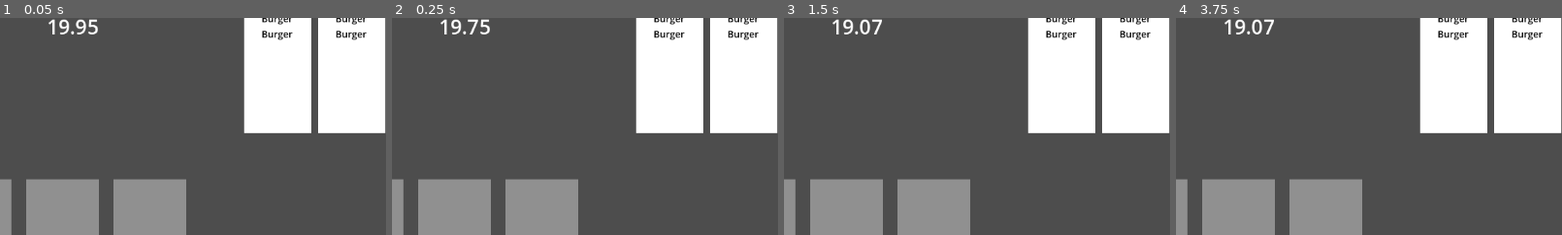
Above: before the commit, frames 1-4 (left to right).
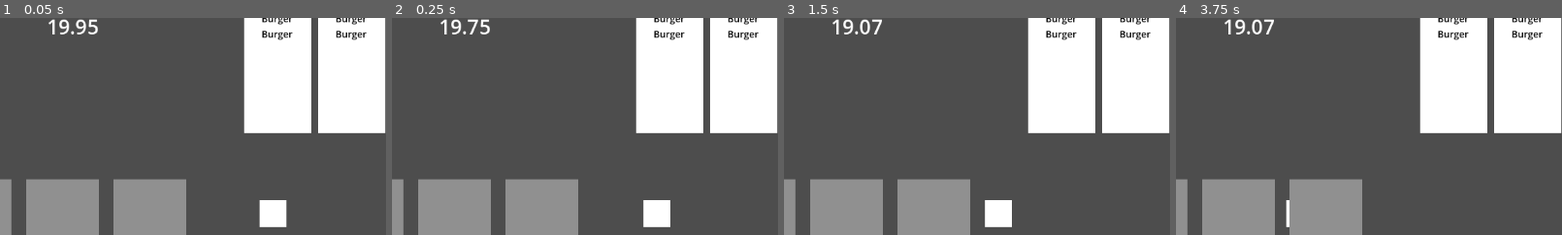
Above: after the commit, the same moments.

Repository: Logan-Flash/Chefs-Up
Game: Godot game, scene res://game_scene.tscn
Same seed, same stepped clock (60 frames per second), same inputs: the game is played once before the commit and once after it.
Inputs (mouse positions are % of the whole screen's width and height, from its top left):
- Up to frame 1 (0.05 s): no input
- Up to frame 2 (0.25 s): no input
- Up to frame 3 (1.5 s): click "EndRound" at 0.5 s; click "Complete" at 1.25 s
- Up to frame 4 (3.75 s): click (4, 42) at 2.02 s; click "EndRound" at 2.75 s; click "Complete" at 3.5 s
The pictures show only the part of the screen within x 40-90%, y 1-51%; the shares and areas given below are measured in that part.

The runs differ from the first frame. In frame 1, 0.9% of the frame differs, in the area x 67-75%, y 83-97%; in frame 2, 0.9%; in frame 3, 0.9%; in frame 4, 0.1%.

Commit message:
Made main scene from last merge into customer scene
Added the customer scene to the game scene

Diff:
--- /dev/null
+++ b/Customer.tscn
@@ -0,0 +1,25 @@
+[gd_scene load_steps=3 format=3 uid="uid://dlv42rfgq38y"]
+
+[ext_resource type="Script" path="res://Customer.gd" id="1_c661x"]
+
+[sub_resource type="Curve2D" id="Curve2D_pm8kf"]
+_data = {
+"points": PackedVector2Array(0, 0, 0, 0, 896, 320, 0, 0, 0, 0, 640, 320, 0, 0, 0, 0, 896, 320)
+}
+point_count = 3
+
+[node name="Customer" type="Node2D"]
+script = ExtResource("1_c661x")
+
+[node name="Path" type="Path2D" parent="."]
+curve = SubResource("Curve2D_pm8kf")
+
+[node name="PathFollow" type="PathFollow2D" parent="Path"]
+position = Vector2(896, 320)
+rotation = 3.14159
+rotates = false
+loop = false
+
+[node name="ColorRect" type="ColorRect" parent="Path/PathFollow"]
+offset_right = 40.0
+offset_bottom = 40.0
--- a/game_scene.tscn
+++ b/game_scene.tscn
@@ -1,7 +1,8 @@
-[gd_scene load_steps=17 format=3 uid="uid://c6kj0lq58fq42"]
+[gd_scene load_steps=18 format=3 uid="uid://c6kj0lq58fq42"]
 
 [ext_resource type="Script" path="res://main.gd" id="1_4blbw"]
 [ext_resource type="Script" path="res://order.gd" id="2_kdm0w"]
+[ext_resource type="PackedScene" uid="uid://dlv42rfgq38y" path="res://Customer.tscn" id="2_l5rxr"]
 [ext_resource type="PackedScene" uid="uid://cgaaobirgujxk" path="res://round_timer.tscn" id="3_2dcb2"]
 [ext_resource type="Script" path="res://order_tray.gd" id="4_3t63p"]
 [ext_resource type="PackedScene" uid="uid://bqkr6lg28uv5f" path="res://burger.tscn" id="5_pqdkt"]
@@ -35,6 +36,8 @@
 
 [node name="GameScene" type="Node"]
 script = ExtResource("1_4blbw")
+
+[node name="Customer" parent="." instance=ExtResource("2_l5rxr")]
 
 [node name="RoundTimer" parent="." instance=ExtResource("3_2dcb2")]
 
--- a/main.tscn
+++ /dev/null
@@ -1,29 +0,0 @@
-[gd_scene load_steps=4 format=3 uid="uid://dlv42rfgq38y"]
-
-[ext_resource type="Script" path="res://main.gd" id="1_f51fk"]
-[ext_resource type="Script" path="res://Customer.gd" id="2_k3d1k"]
-
-[sub_resource type="Curve2D" id="Curve2D_pm8kf"]
-_data = {
-"points": PackedVector2Array(0, 0, 0, 0, 896, 320, 0, 0, 0, 0, 640, 320, 0, 0, 0, 0, 896, 320)
-}
-point_count = 3
-
-[node name="Main" type="Node"]
-script = ExtResource("1_f51fk")
-
-[node name="Customer" type="Node2D" parent="."]
-script = ExtResource("2_k3d1k")
-
-[node name="Path" type="Path2D" parent="Customer"]
-curve = SubResource("Curve2D_pm8kf")
-
-[node name="PathFollow" type="PathFollow2D" parent="Customer/Path"]
-position = Vector2(896, 320)
-rotation = 3.14159
-rotates = false
-loop = false
-
-[node name="ColorRect" type="ColorRect" parent="Customer/Path/PathFollow"]
-offset_right = 40.0
-offset_bottom = 40.0
